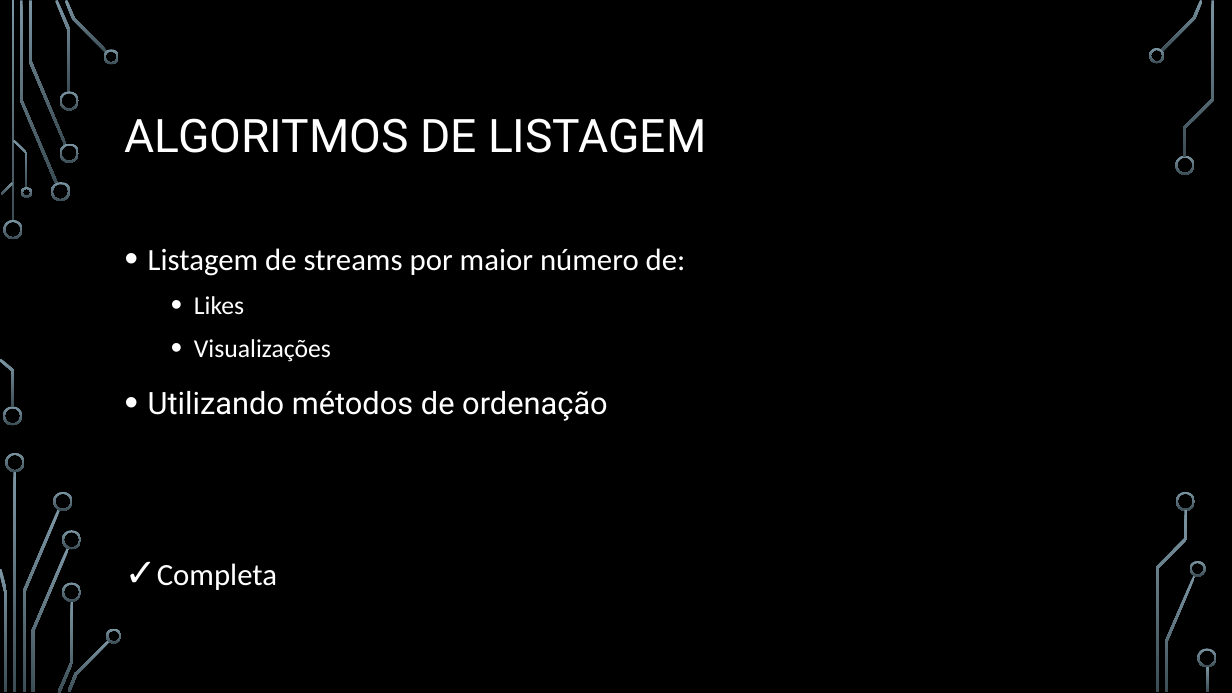
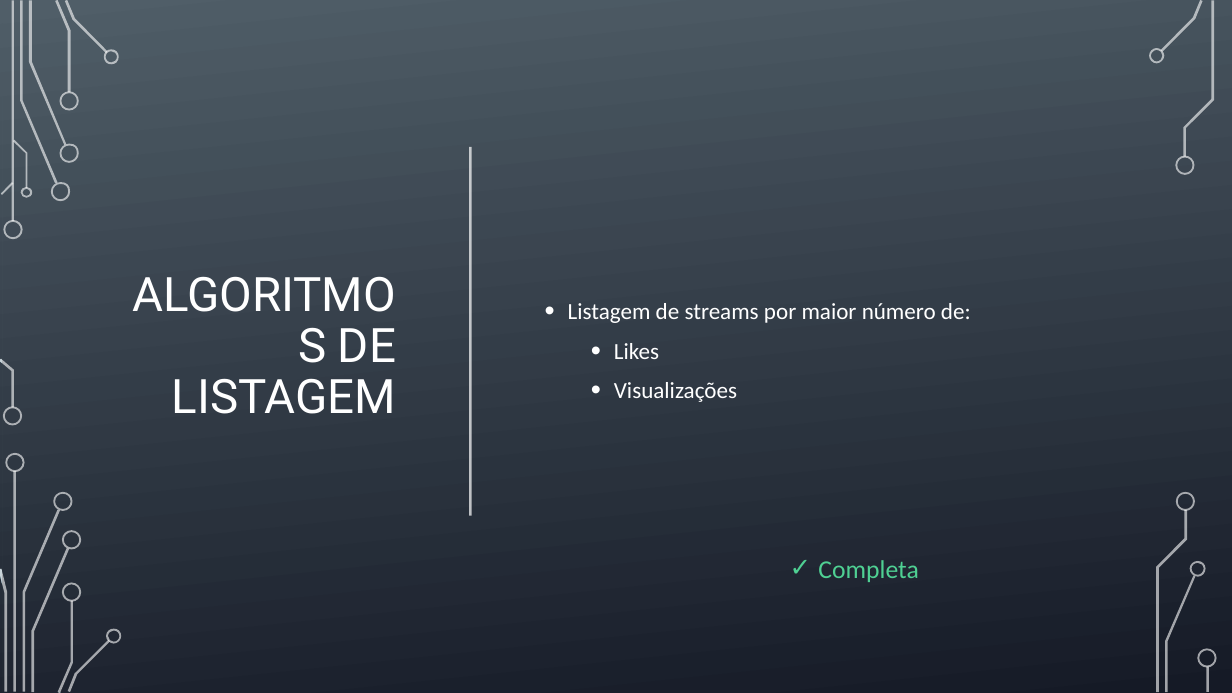
Before and after one commit to BrunoRosendo/StreamZ-AEDA-proj-, a slide deck: slide 13 of StreamZ.pptx (slide 10 before the commit). Drawn at 1232x693 pixels with LibreOffice and Linux fonts; fonts in the diff are those of the drawing; background and template pictures are left out. Boxes give left, top, right and bottom in pixels: in the first picture for what was removed or moved away, otherwise in the second. Text is boxed around its words. In the diff, an @@ line names an element or a change of style, - is before the commit and + after.

Commit message:
updated ppt

```diff
--- a/StreamZ.pptx
+++ b/StreamZ.pptx
@@ rectangle added at (3,0,1232,691), fill gradient #51606A to #161A26 @@
@@ title "ALGORITMOS DE LISTAGEM": place and size @@
-title "ALGORITMOS DE LISTAGEM" at (125,118,706,153)
+title "ALGORITMOS DE LISTAGEM" at (172,328,396,414)
@@ title "ALGORITMOS DE LISTAGEM" at (172,328,396,414): size 36 to 37 pt; alignment left to right @@
@@ text "Listagem de streams por maior ...": place and size @@
-text "Listagem de streams por maior ..." at (148,248,686,590)
+text "Listagem de streams por maior ..." at (568,303,971,402)
@@ text "Listagem de streams por maior ..." at (568,303,971,402): size 24 to 18 pt in "Listagem de streams por maior número de:"; size 20 to 18 pt in "Likes", "Visualizações"; vertical alignment top to middle @@
@@ line added from (470, 147) to (470, 516), #FFFFFF 2 pt @@
@@ text at (148,391,608,590): paragraphs removed @@
-• Utilizando métodos de ordenação
-✓ Completa
@@ text added at (818,560,918,582), 20 pt, text #4FD093 @@
+✓ Completa
@@ group added at (0,0,122,693): 24 freeform shapes, 2 rectangles @@
@@ group added at (1149,0,1217,692): 9 freeform shapes, 1 rectangle @@
```
Also in this commit, not shown: 9 other slides changed, 3 slides added, 1 slide removed.
